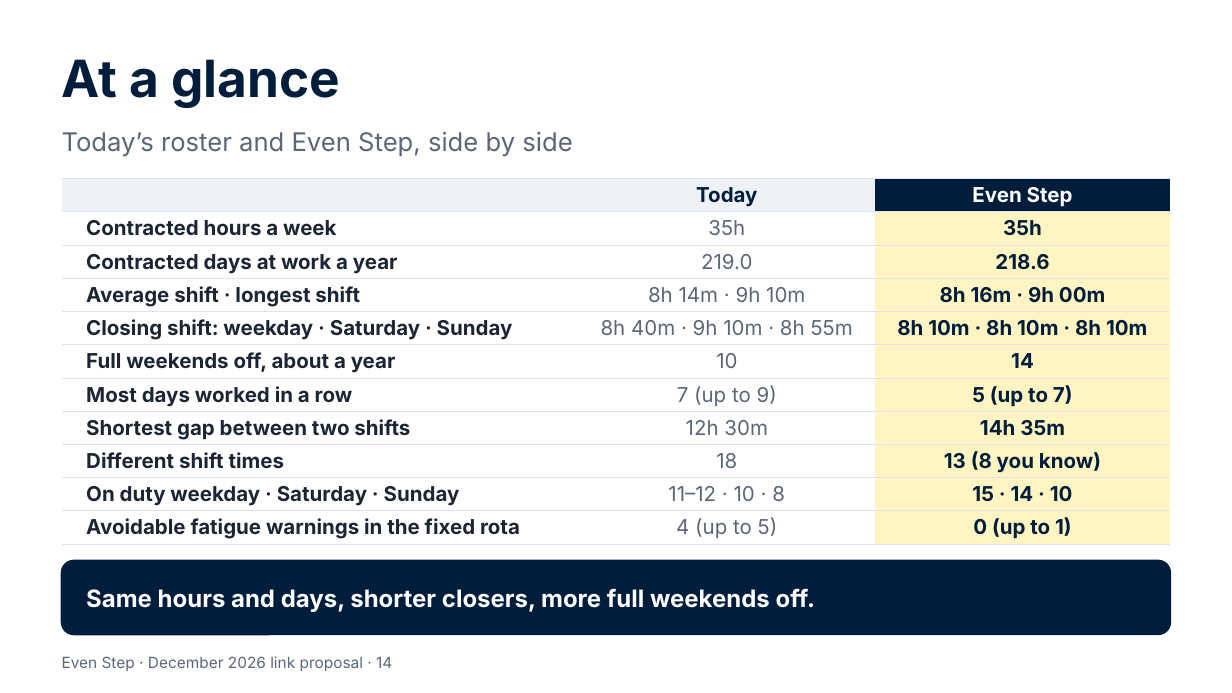
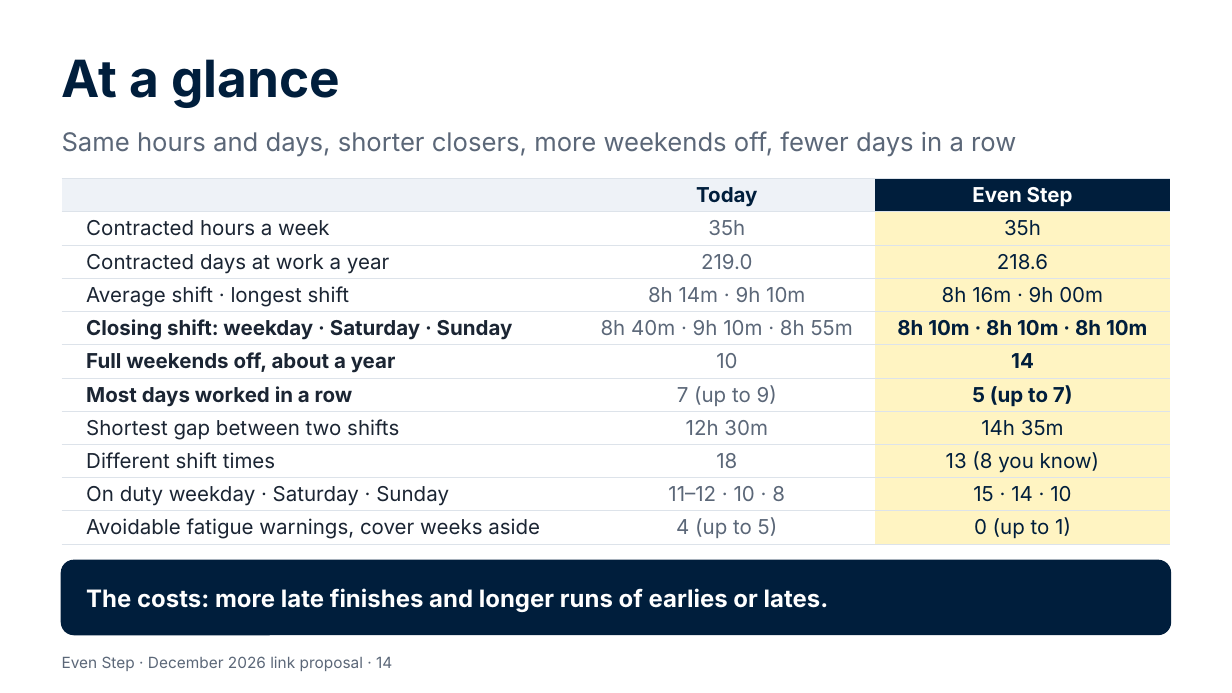
Before and after one commit to Garethdavidmiller/roster-app, a slide deck: slide 14 of docs/links-26/presentations/Even-Step-for-colleagues.pptx. Drawn at 1232x693 pixels with LibreOffice and Linux fonts; fonts in the diff are those of the drawing. Boxes give left, top, right and bottom in pixels: in the first picture for what was removed or moved away, otherwise in the second. Text is boxed around its words. In the diff, an @@ line names an element or a change of style, - is before the commit and + after.

```diff
--- a/docs/links-26/presentations/Even-Step-for-colleagues.pptx
+++ b/docs/links-26/presentations/Even-Step-for-colleagues.pptx
@@ text at box(62, 131, 1016, 157): text changed @@
-Today’s roster and Even Step, side by side
+Same hours and days, shorter closers, more weekends off, fewer days in a row
@@ table at box(62, 179, 1170, 543) @@
-row 11, column 1: Avoidable fatigue warnings in the fixed rota
+row 11, column 1: Avoidable fatigue warnings, cover weeks aside
@@ bold off in "Contracted hours a week", "35h", "Contracted days at work a year", "218.6" and 9 more places @@
@@ text at box(86, 588, 829, 612): text changed @@
-Same hours and days, shorter closers, more full weekends off.
+The costs: more late finishes and longer runs of earlies or lates.
```
Also in this commit, not shown: 5 other slides changed, 35 other files.
